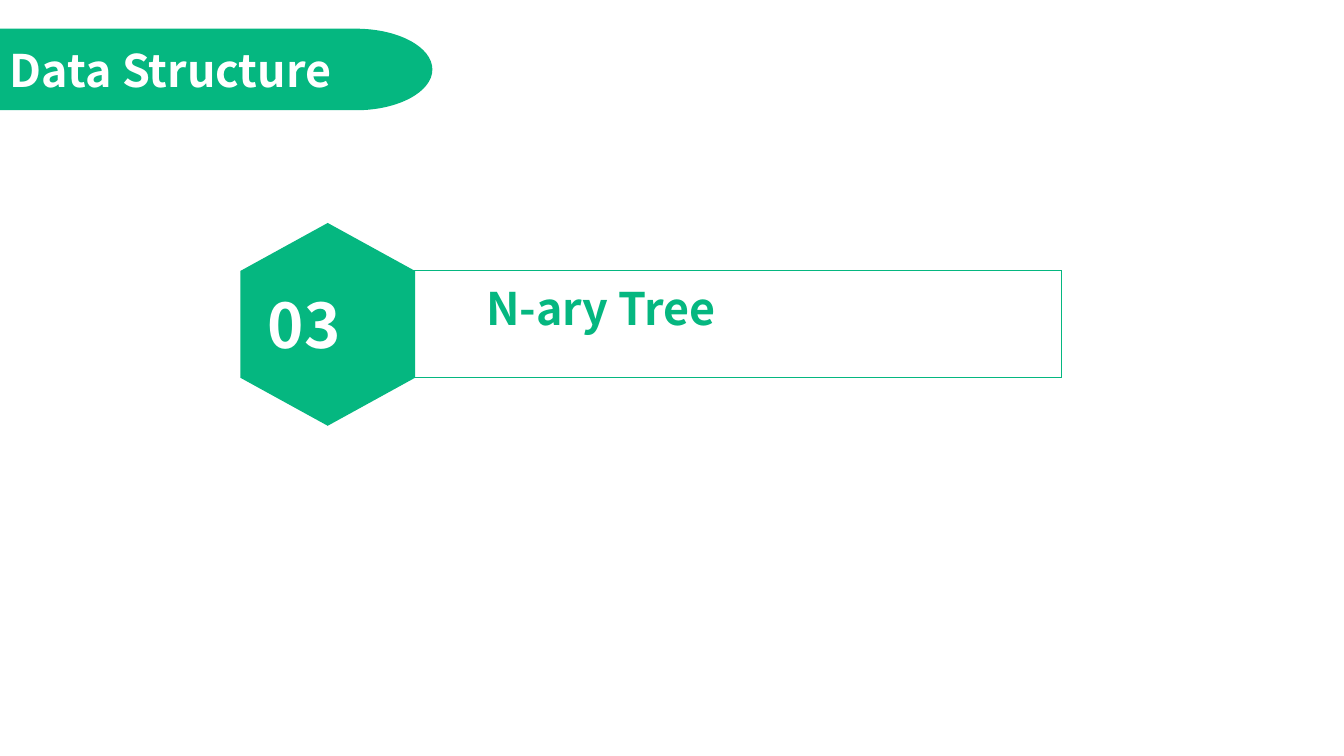
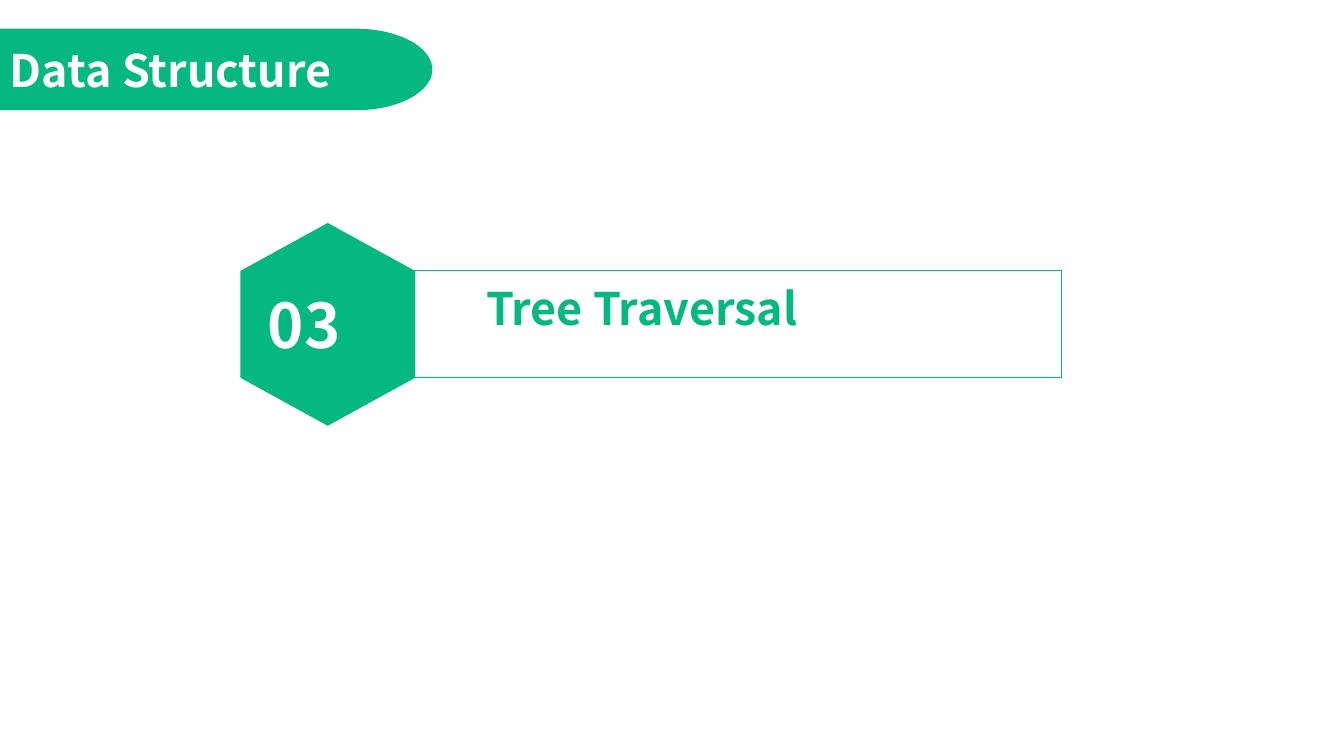
Before and after one commit to jimmyyih518/DSA2022Fall, a slide deck: slide 21 of week4/week4_slides.pptx (slide 11 before the commit). Drawn at 1344x756 pixels with LibreOffice and Linux fonts; fonts in the diff are those of the drawing. Boxes give left, top, right and bottom in pixels: in the first picture for what was removed or moved away, otherwise in the second. Text is boxed around its words. In the diff, an @@ line names an element or a change of style, - is before the commit and + after.

```diff
--- a/week4/week4_slides.pptx
+++ b/week4/week4_slides.pptx
@@ text at [486,289,797,326]: text changed @@
-N-ary Tree
+Tree Traversal
```
Also in this commit, not shown: 7 other slides changed, 13 slides added, 17 other files.
